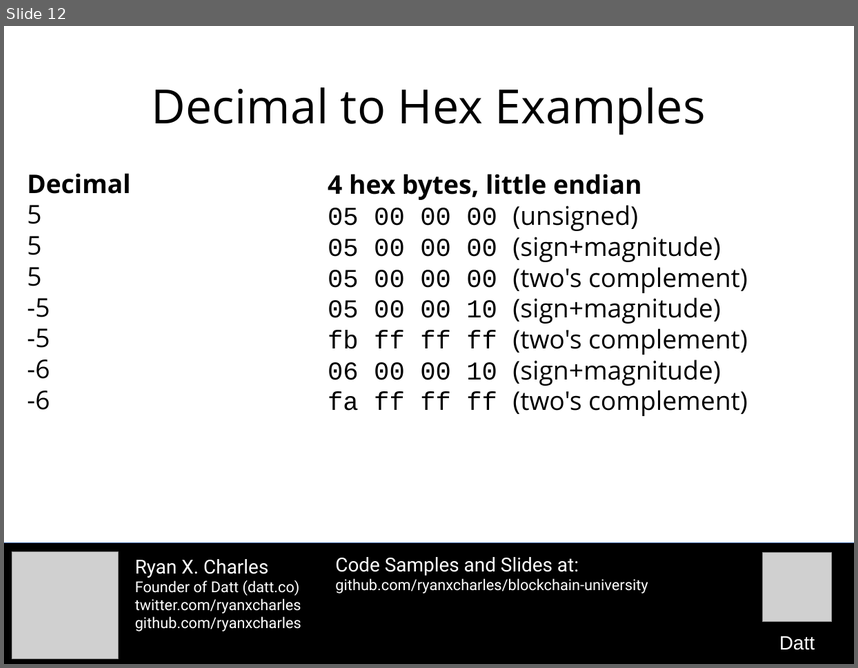
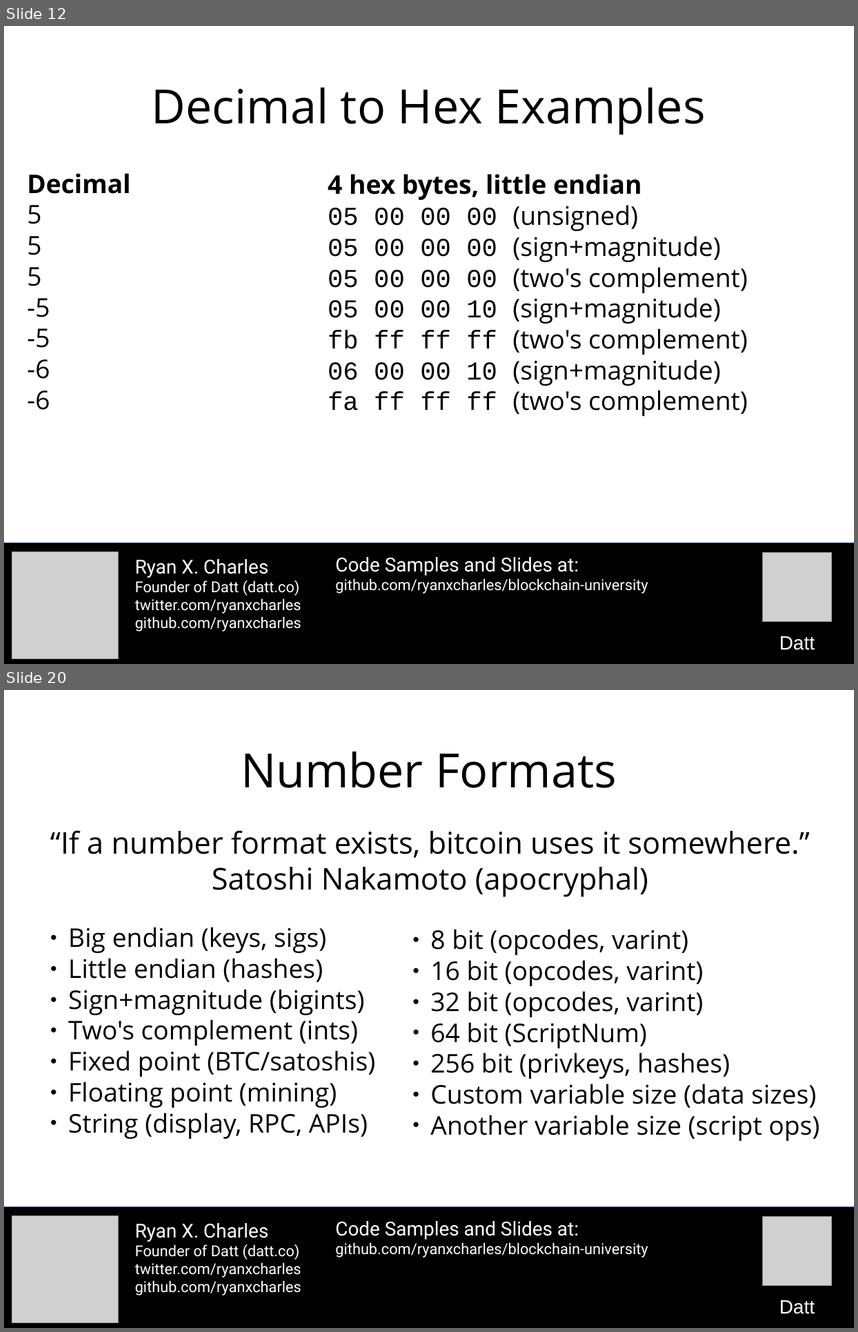
Before and after one commit to camelash/blockchain-university, a slide deck: slides/2015-10-26-transactions-and-blocks.odp. Shown one above the other, each under a label of ours: slide 12 before the commit, slides 12 and 20 after it; the slides between them are not shown. The pictures are 858x668 and 858x1332 pixels, drawn with LibreOffice and Linux fonts; fonts in the diff are those of the drawing; grey boxes stand for pictures. Boxes give left, top, right and bottom in pixels: in the first picture for what was removed or moved away, otherwise in the second. Text is boxed around its words. In the diff, an @@ line names an element or a change of style, - is before the commit and + after.

```diff
--- a/slides/2015-10-26-transactions-and-blocks.odp
+++ b/slides/2015-10-26-transactions-and-blocks.odp
@@ slide 20 added at <box>4,690,854,1328</box>, background #FFFFFF @@
@@ title added at <box>241,751,617,788</box>, 44 pt, text #000000 @@
+Number Formats
@@ subtitle added at <box>50,830,809,897</box>, 28 pt, text #000000 @@
+“If a number format exists, bitcoin uses it somewhere.”
+Satoshi Nakamoto (apocryphal)
@@ text added at <box>68,927,375,1138</box>, 24 pt, text #000000 @@
+● Big endian (keys, sigs)
+● Little endian (hashes)
+● Sign+magnitude (bigints)
+● Two's complement (ints)
+● Fixed point (BTC/satoshis)
+● Floating point (mining)
+● String (display, RPC, APIs)
@@ text added at <box>430,929,820,1141</box>, 24 pt, text #000000 @@
+● 8 bit (opcodes, varint)
+● 16 bit (opcodes, varint)
+● 32 bit (opcodes, varint)
+● 64 bit (ScriptNum)
+● 256 bit (privkeys, hashes)
+● Custom variable size (data sizes)
+● Another variable size (script ops)
@@ rectangle added at <box>4,1207,854,1328</box>, fill #000000, outline #3465A4 0 pt @@
@@ picture added at <box>12,1215,119,1323</box> @@
@@ text added at <box>135,1223,301,1295</box>, 14 pt, text #FFFFFF @@
+Ryan X. Charles
+Founder of Datt (datt.co)
+twitter.com/ryanxcharles
+github.com/ryanxcharles
@@ text added at <box>335,1221,648,1257</box>, 14 pt, text #FFFFFF @@
+Code Samples and Slides at:
+github.com/ryanxcharles/blockchain-university
@@ picture added at <box>763,1216,833,1285</box> @@
@@ text added at <box>780,1299,815,1314</box>, 18 pt, text #FFFFFF @@
+Datt
```
Also in this commit, not shown: 2 slides changed, 34 other slides added, 1 other file.
